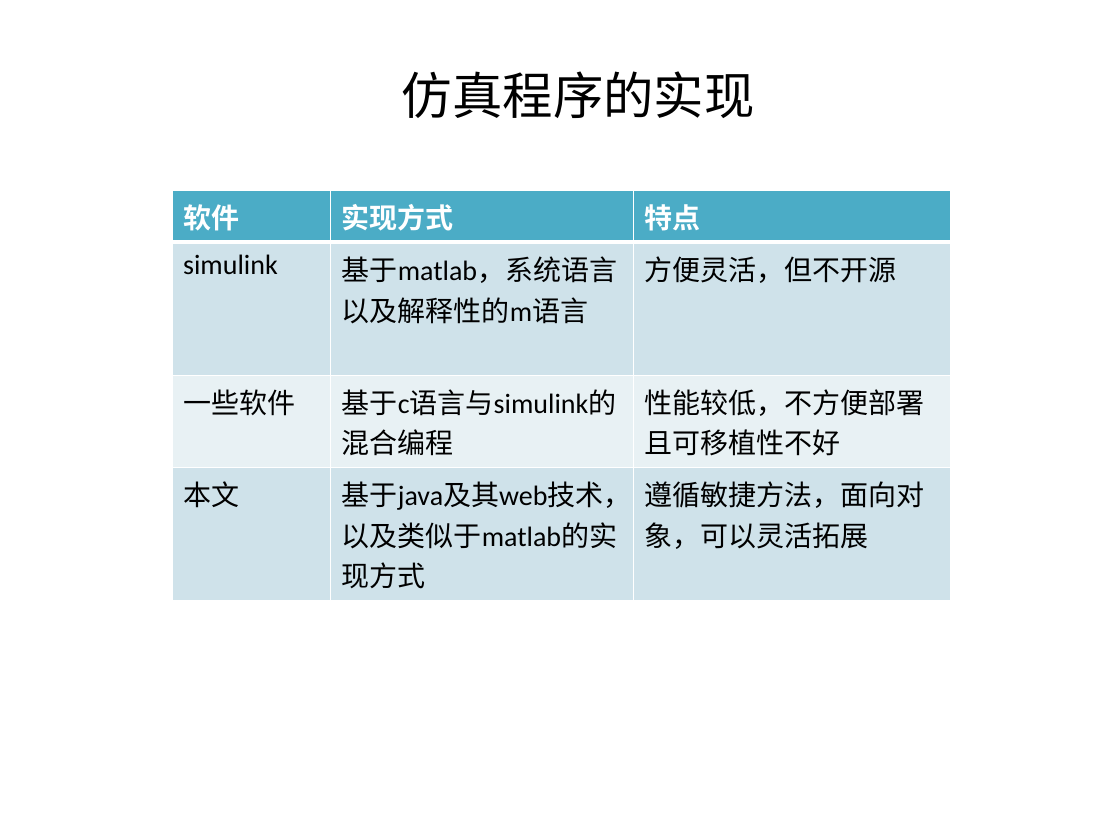
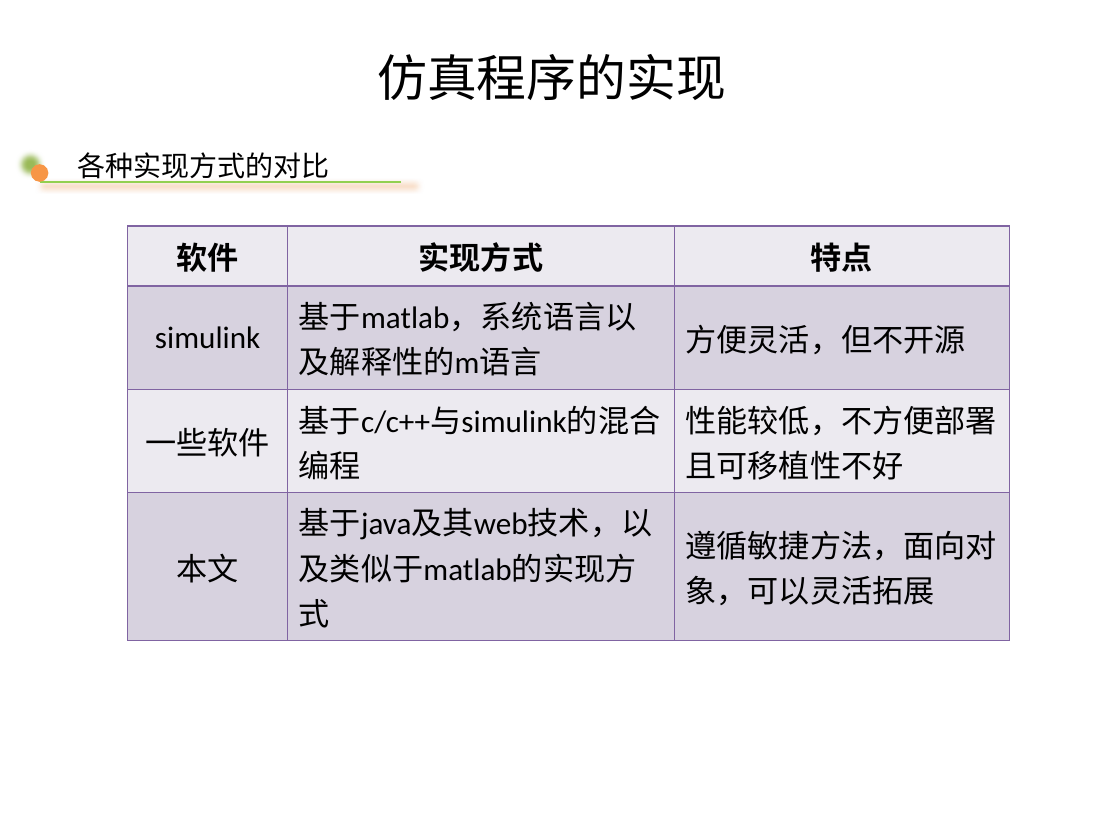
Before and after one commit to gongwm/graduate, a slide deck: slide 20 of 论文/水电机组控制与故障诊断_M201373325_胡弦_基于敏捷方法的水轮机仿真软件设计与实现.pptm (slide 19 before the commit). Drawn at 1120x840 pixels with LibreOffice and Linux fonts; fonts in the diff are those of the drawing; background and template pictures are left out. Boxes give left, top, right and bottom in pixels: in the first picture for what was removed or moved away, otherwise in the second. Text is boxed around its words. In the diff, an @@ line names an element or a change of style, - is before the commit and + after.

```diff
--- a/论文/水电机组控制与故障诊断_M201373325_胡弦_基于敏捷方法的水轮机仿真软件设计与实现.pptm
+++ b/论文/水电机组控制与故障诊断_M201373325_胡弦_基于敏捷方法的水轮机仿真软件设计与实现.pptm
@@ text "仿真程序的实现" moved from (x1=402, y1=71, x2=755, y2=118) to (x1=377, y1=54, x2=726, y2=100) @@
@@ text "仿真程序的实现" at (x1=377, y1=54, x2=726, y2=100): size 32.4 to 32 pt, font Calibri to Noto Sans CJK SC; vertical alignment middle to top @@
@@ ellipse added at (x1=31, y1=165, x2=49, y2=183), fill #F79646 @@
@@ text added at (x1=77, y1=152, x2=329, y2=183), 18 pt, text #000000 @@
+各种实现方式的对比
@@ line added from (39, 181) to (401, 181), #92D050 1.5 pt @@
@@ table at (x1=128, y1=226, x2=1010, y2=641) @@
-row 3, column 2: 基于c语言与simulink的混合编程
+row 3, column 2: 基于c/c++与simulink的混合编程
@@ fill #4BACC6 to #EDEAF0 in row 1 @@
@@ fill #D0E3EA to #D8D3E0 in 6 cells @@
@@ fill #E9F1F5 to #EDEAF0 in row 3 @@
@@ size 18 to 20 pt in "软件", "实现方式", "特点", "simulink" and 7 more places @@
@@ text colour #FFFFFF to #000000 in "软件", "实现方式", "特点" @@
@@ alignment left to centre @@
@@ borders changed @@
@@ table resized from (x1=172, y1=190, x2=951, y2=593) to (x1=128, y1=226, x2=1010, y2=641) @@
```
Also in this commit, not shown: 31 other slides changed, 3 slides added, 1 slide removed, 11 other files.
